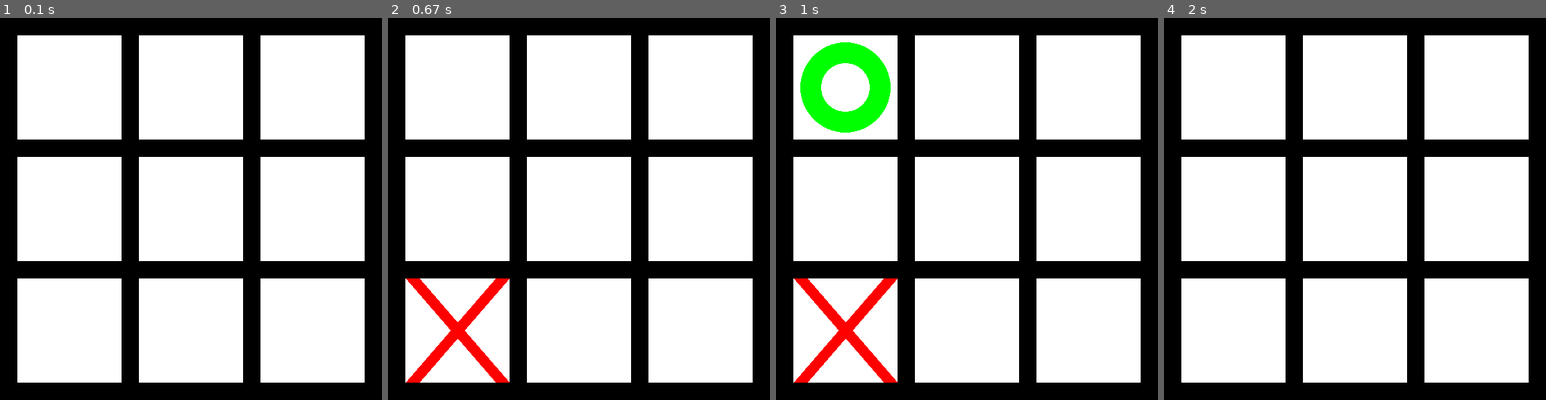
Above: before the commit, frames 1-4 (left to right).
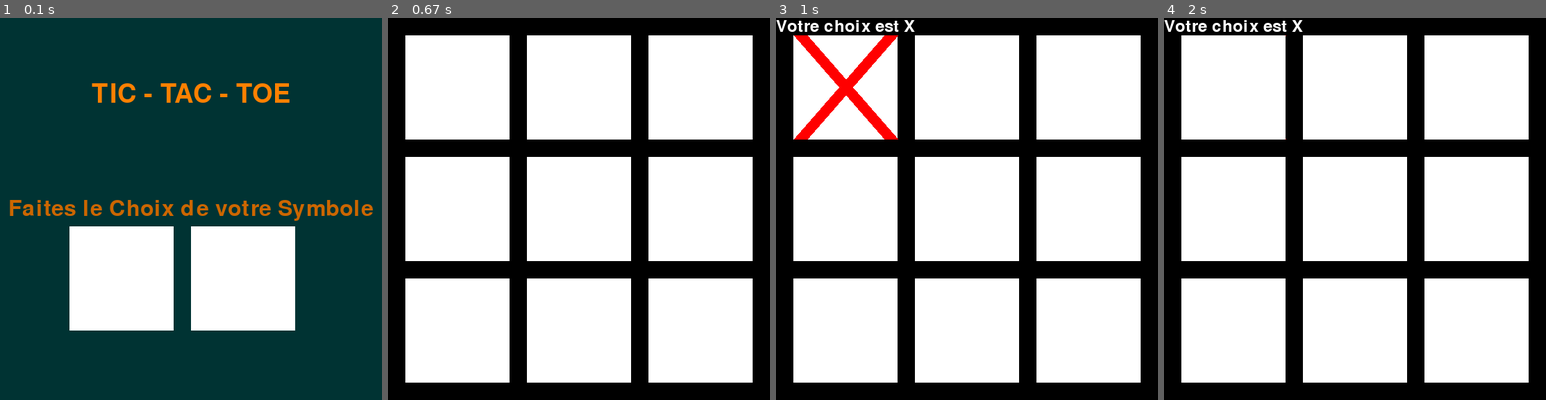
Above: after the commit, the same moments.

Repository: josue-lubaki/game-tic-tac-toe
Game: pygame game, started from main.py
Same seed, same stepped clock (60 frames per second), same inputs: the game is played once before the commit and once after it.
Inputs (mouse positions are in pixels of both pictures, inside the frame that each line leads up to):
- Up to frame 1 (0.1 s): no input
- Up to frame 2 (0.67 s): press the mouse at (510, 277) at 0.37 s; move the mouse to (483, 289) at 0.47 s; release the mouse at (460, 296) at 0.6 s
- Up to frame 3 (1 s): press the mouse at (1089, 331) at 0.7 s; move the mouse to (963, 224) at 0.8 s; release the mouse at (837, 117) at 0.93 s
- Up to frame 4 (2 s): tap Enter at 1 s

The runs differ from the first frame. In frame 1, 90% of the frame differs, in the area x 0-100%, y 0-100%; in frame 2, 1.9%; in frame 3, 6.8%; in frame 4, 0.5%.

Commit message:
Version_4

Diff:
--- a/main.py
+++ b/main.py
@@ -1,35 +1,125 @@
 import pygame
 from Fonctional import *
+
 pygame.init()
 
+# define the RGB value for white,
+#  green, blue colour .
+blue = (0, 0, 128)
 noir = (0, 0 ,0)
 blanc = (255, 255, 255)
 vert =  (0, 255, 0)
 rouge = (255, 0, 0)
-
-Taille =[550, 550]
-fenetre = pygame.display.set_mode(Taille)
-
-#Titre and Icon
-pygame.display.set_caption('TIC TAC TOE')
-icon = pygame.image.load('tic-tac-toe_32.png')
+rouge_sombre = (153,0,0)
+blue_sombre = (0,51,51)
+orange_sombre = (204,102,0)
+orange_claire = (255,128,0)
+
+# assigning values to X and Y variable
+X = 550
+Y = 550
+
+# create the display surface object
+# of specific dimension..e(X, Y).
+fenetre = pygame.display.set_mode((X,Y))
+display_surface = pygame.display.set_mode((X, Y ))
+
+# set the pygame window name
+pygame.display.set_caption('TIC-TAC-TOE')
+icon = pygame.image.load("tic-tac-toe_32.png")
 pygame.display.set_icon(icon)
 
-# initialisation des variables rec qui corespond aux rectangles
-# initialisation de case vide
+# create a font object.
+# 1st parameter is the font file
+# which is present in pygame.
+# 2nd parameter is size of the font
+font_titre = pygame.font.Font('freesansbold.ttf', 38)
+font = pygame.font.Font('freesansbold.ttf', 32)
+font_info = pygame.font.Font('freesansbold.ttf', 24)
+
+# create a text suface object,
+# on which text is drawn on it.
+text = font_titre.render('TIC - TAC - TOE', True, orange_claire)
+text_2 = font.render('Faites le Choix de votre Symbole', True, orange_sombre)
+
+# create a rectangular object for the
+# text surface object
+textRect = text.get_rect()
+textRect_2 = text_2.get_rect()
+
+#attention a C de Clock
+horloge = pygame.time.Clock()
+
+# set the center of the rectangular object.
+textRect.center = (X // 2, Y // 5)
+textRect_2.center = (X // 2, Y // 2)
+
+fin = False
+choixUser = "Y"
+
+# LOGIQUE DU MENU DU JEU
+while fin == False:
+
+    # completely fill the surface object
+    # with white color
+    display_surface.fill(blue_sombre)
+    # Creation de deux cases pour le choix du symbole
+    rec_1 = pygame.draw.rect(display_surface, blanc, (100,300,150,150))
+    rec_2 = pygame.draw.rect(display_surface, blanc, (275,300,150,150))
+
+    # copying the text surface object
+    # to the display surface object
+    # at the center coordinate.
+    display_surface.blit(text, textRect)
+    display_surface.blit(text_2, textRect_2)
+
+    # iterate over the list of Event objects
+    # that was returned by pygame.event.get() method.
+    for event in pygame.event.get() :
+        # if event object type is QUIT
+        # then quitting the pygame
+        # and program both.
+        if event.type == pygame.QUIT :
+            fin = True
+        if event.type == pygame.MOUSEBUTTONUP:
+            pos = pygame.mouse.get_pos()
+            print(pos)
+            if rec_1.collidepoint(pos):
+                choixUser = "X"
+            elif rec_2.collidepoint(pos):
+                choixUser = "O"
+            else:
+                choixUser = "X [default]"
+                fin = False
+            # Deplacer les cases de choix vers l'origine (0,0)
+            if choixUser == "X" or choixUser == "O":
+                rec_1 = pygame.draw.rect(display_surface, blanc, (0,0,0,0))
+                rec_2 = pygame.draw.rect(display_surface, blanc, (0,0,0,0))
+                fin = True
+            else:
+                fin = False
+    pygame.display.update()
+
+# CHECKER LE CHOIX DU USER (code ici) ♠
+if fin == True:
+    # Coder ici | Quand tout va bien
+    pass
+if(fin == True and choixUser == "X [default]"):
+    # Coder ici | User veut partir | text de confirmation
+    pass
+
+# Création de la fenetre de Jeu
+fenetre = pygame.display.set_mode((X,Y))
+# Initialisation des variables pour le jeu
 case = initialiser_case()
 rec = init_variable(pygame, fenetre, blanc)
 
-#attention a C de Clock
-horloge = pygame.time.Clock()
 is_running = True
-# is_running correspond à la variable "termine"
 while is_running == True:
-    #pygame.event.get() est un list
     for event in pygame.event.get():
         if ( event.type == pygame.QUIT or (event.type == pygame.KEYDOWN and
         event.key == pygame.K_q)):
-            # Quit
+            # Quitter le jeu sur QUIT [X] ou la touche "Q"
             is_running = False
 
         #redémarrage du jeu
@@ -38,9 +128,14 @@
             rec = init_variable(pygame,fenetre,blanc)
             case = initialiser_case()
 
-    # LOGIQUE DU MENU DU JEU
-        """ ICI """
-
+        # Affichage du choix de l'Utilisateur
+        texte = font_info.render('Votre choix est '+ choixUser,True,blanc,(0,0,0))
+        # create a rectangular object for the
+        # text surface object
+        textRect = texte.get_rect()
+        # copying the text surface object
+        # to the display surface object
+        fenetre.blit(texte, textRect)
 
     #LOGIQUE DU JEU
         if event.type == pygame.MOUSEBUTTONUP:
@@ -147,9 +242,7 @@
                     rec[0] = True
                 case[9] = False
 
-    #dessiner
-
     pygame.display.flip()
     #20 images par seconde, 10 moin vite que 20
-    horloge.tick(20)
+    horloge.tick()
 pygame.quit()
